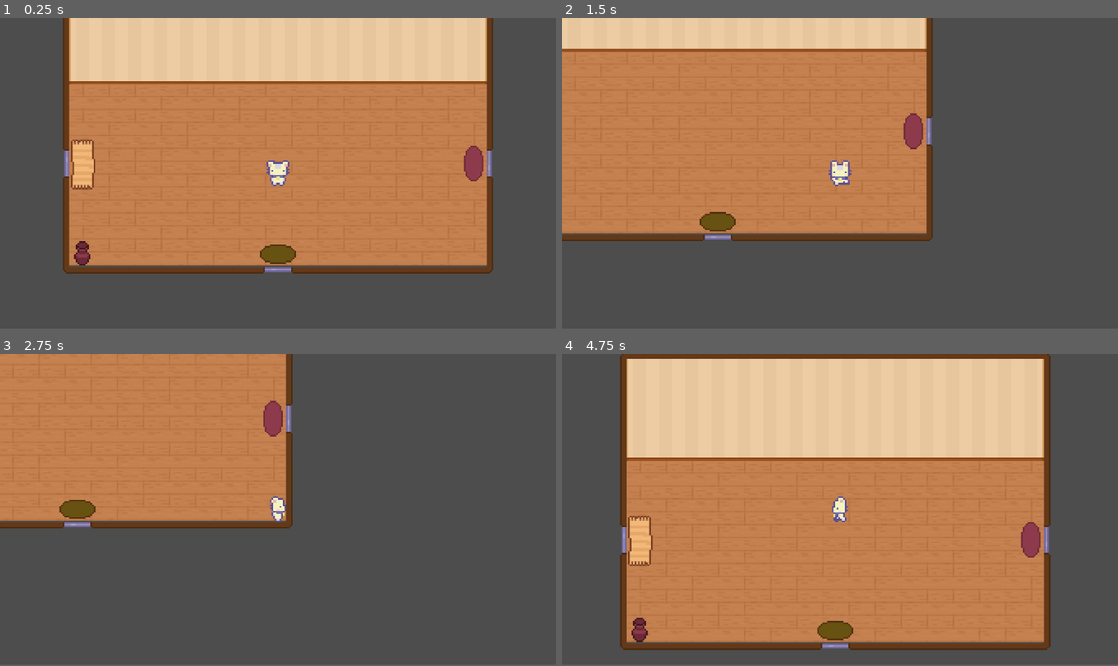
Above: before the commit, frames 1-4 (two rows, left to right).
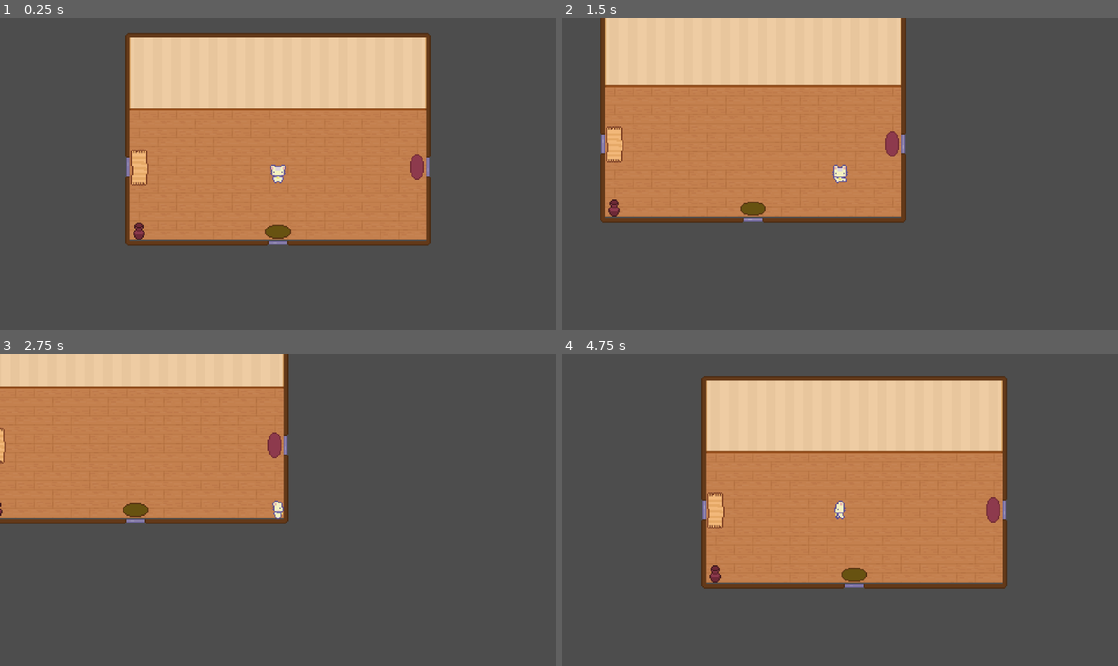
Above: after the commit, the same moments.

Repository: yonisabag11/DiscreteMath_EscapeRoom
Game: Godot game, scene res://Levels/Lobby.tscn
Same seed, same stepped clock (60 frames per second), same inputs: the game is played once before the commit and once after it.
Inputs:
- Up to frame 1 (0.25 s): no input
- Up to frame 2 (1.5 s): hold D (right) 0.53-1.28 s; hold E (Interact) 0.53-1.28 s; hold S (down) from 1.28 s (still down); tap E (Interact) at 1.35 s
- Up to frame 3 (2.75 s): release S (down) at 2.03 s; hold D (right) from 2.03 s (still down); hold E (Interact) from 2.03 s (still down)
- Up to frame 4 (4.75 s): release D (right) at 2.78 s; release E (Interact) at 2.78 s; hold W (up) 2.78-3.53 s; tap E (Interact) at 2.85, 4.35 s; hold E (Interact) 3.53-4.28 s; hold A (left) from 3.53 s (still down)
The window is 800x447 before the commit and 800x449 after it. Grey fills any space a smaller window leaves; there, only what the larger window draws over its background counts as a difference.

The runs differ from the first frame. In frame 1, 34% of the frame differs, in the area x 11-89%, y 0-82%; in frame 2, 21%; in frame 3, 9.1%; in frame 4, 41%, in the area x 10-88%, y 0-95%.

Commit message:
Revert "made the transitions between rooms a little smoother and consistent"
This reverts commit a3092a1ade26cb16ee264681819c0dc0463f5982.

Diff:
--- a/Levels/Interactions/Scripts/door.gd
+++ b/Levels/Interactions/Scripts/door.gd
@@ -9,33 +9,8 @@
 
 func _on_body_entered(body: Node2D) -> void:
 	if body is player_cat:
-		# Check velocity direction before triggering
-		var vel = body.velocity if body.has_method("get_velocity") else body.velocity
-		var should_trigger := false
-		match spawn_direction:
-			"up":
-				should_trigger = vel.y < 0
-			"down":
-				should_trigger = vel.y > 0
-			"left":
-				should_trigger = vel.x < 0
-			"right":
-				should_trigger = vel.x > 0
-			_:
-				should_trigger = true # fallback: always trigger
-		if should_trigger:
-			# Store the player's facing direction before changing room
-			NavigationManager.last_player_direction = _get_player_facing_direction(body)
-			call_deferred("_deferred_go_to_level")
-
-# Helper to get player's facing direction as string
-func _get_player_facing_direction(player) -> String:
-	var dir = player.velocity
-	if abs(dir.x) > abs(dir.y):
-		return "right" if dir.x > 0 else "left"
-	elif abs(dir.y) > 0:
-		return "down" if dir.y > 0 else "up"
-	return spawn_direction
+		# Use call_deferred to avoid physics callback issues
+		call_deferred("_deferred_go_to_level")
 
 func _deferred_go_to_level() -> void:
 	# Tell NavigationManager which level and door to spawn at
--- a/Levels/Interactions/Scripts/level.gd
+++ b/Levels/Interactions/Scripts/level.gd
@@ -13,11 +13,7 @@
 		return
 
 	var door = get_node(door_path) as Door
-	# Use last_player_direction if available, otherwise use door.spawn_direction
-	var facing_dir = NavigationManager.last_player_direction if NavigationManager.last_player_direction != "" else door.spawn_direction
-	NavigationManager.trigger_player_spawn(door.spawn.global_position, facing_dir)
-	# Reset last_player_direction after use
-	NavigationManager.last_player_direction = ""
+	NavigationManager.trigger_player_spawn(door.spawn.global_position, door.spawn_direction)
 
 	# Clear the tag so next scene doesn’t reuse it
 	NavigationManager.spawn_door_tag = ""
--- a/Levels/Interactions/Scripts/navigation_manager.gd
+++ b/Levels/Interactions/Scripts/navigation_manager.gd
@@ -1,10 +1,8 @@
 extends Node
 
+signal on_trigger_player_spawn
 
-signal on_trigger_player_spawn
 var spawn_door_tag: String = ""  # The door where the player should spawn
-# Store last facing direction
-var last_player_direction: String = "down"
 
 const scene_Lobby = preload("res://Levels/Lobby.tscn")
 const scene_Room1 = preload("res://Levels/Room1.tscn")
--- a/Levels/Lobby.tscn
+++ b/Levels/Lobby.tscn
@@ -1323,7 +1323,7 @@
 sources/2 = SubResource("TileSetAtlasSource_mh5bn")
 
 [sub_resource type="RectangleShape2D" id="RectangleShape2D_j83j6"]
-size = Vector2(6.1875, 16.9688)
+size = Vector2(18.375, 16.9688)
 
 [sub_resource type="CircleShape2D" id="CircleShape2D_1tyf7"]
 
@@ -1366,14 +1366,14 @@
 collision_mask = 2
 destination_level_tag = "Room1"
 destination_door_tag = "E"
-spawn_direction = "left"
+spawn_direction = "right"
 
 [node name="CollisionShape2D" parent="Doors/Door_W" index="0"]
-position = Vector2(-125.094, 0)
+position = Vector2(-119, 0)
 shape = SubResource("RectangleShape2D_j83j6")
 
 [node name="Spawn" parent="Doors/Door_W" index="1"]
-position = Vector2(-125.094, 0)
+position = Vector2(-97, 0)
 
 [node name="Door_S" parent="Doors" instance=ExtResource("5_55ds5")]
 collision_mask = 2
@@ -1382,15 +1382,13 @@
 spawn_direction = "down"
 
 [node name="CollisionShape2D" parent="Doors/Door_S" index="0"]
-position = Vector2(0, 60)
-rotation = 1.5708
+position = Vector2(0, 55)
 shape = SubResource("RectangleShape2D_j83j6")
 
 [node name="Spawn" parent="Doors/Door_S" index="1"]
-position = Vector2(0, 60)
+position = Vector2(0, 32)
 
 [node name="Door_E" parent="Doors" instance=ExtResource("5_55ds5")]
-position = Vector2(6, 0)
 collision_mask = 2
 destination_level_tag = "Room3"
 destination_door_tag = "W"
@@ -1401,7 +1399,7 @@
 shape = SubResource("RectangleShape2D_j83j6")
 
 [node name="Spawn" parent="Doors/Door_E" index="1"]
-position = Vector2(119, 0)
+position = Vector2(96, 0)
 
 [node name="InteractionArea" parent="." instance=ExtResource("8_1tyf7")]
 position = Vector2(-12, 19)
--- a/Levels/Room1.tscn
+++ b/Levels/Room1.tscn
@@ -1233,7 +1233,7 @@
 sources/2 = SubResource("TileSetAtlasSource_o6by1")
 
 [sub_resource type="RectangleShape2D" id="RectangleShape2D_8j3qf"]
-size = Vector2(6.188, 16.969)
+size = Vector2(15.5, 32)
 
 [node name="Room1" type="Node2D"]
 script = ExtResource("1_8j3qf")
@@ -1267,13 +1267,13 @@
 collision_mask = 2
 destination_level_tag = "Lobby"
 destination_door_tag = "W"
-spawn_direction = "right"
+spawn_direction = "left"
 
 [node name="CollisionShape2D" parent="Doors/Door_E" index="0"]
-position = Vector2(125, 0)
+position = Vector2(120.25, 0)
 shape = SubResource("RectangleShape2D_8j3qf")
 
 [node name="Spawn" parent="Doors/Door_E" index="1"]
-position = Vector2(125, 0)
+position = Vector2(98, 0)
 
 [editable path="Doors/Door_E"]
--- a/Levels/Room2.tscn
+++ b/Levels/Room2.tscn
@@ -1411,7 +1411,7 @@
 sources/2 = SubResource("TileSetAtlasSource_o6by1")
 
 [sub_resource type="RectangleShape2D" id="RectangleShape2D_8j3qf"]
-size = Vector2(6.188, 16.969)
+size = Vector2(30, 15)
 
 [node name="Room1" type="Node2D"]
 script = ExtResource("1_wjiyn")
@@ -1447,11 +1447,10 @@
 destination_door_tag = "S"
 
 [node name="CollisionShape2D" parent="Doors/Door_S" index="0"]
-position = Vector2(0, -46)
-rotation = 1.5708
+position = Vector2(0, -42)
 shape = SubResource("RectangleShape2D_8j3qf")
 
 [node name="Spawn" parent="Doors/Door_S" index="1"]
-position = Vector2(0, -46)
+position = Vector2(0, -23)
 
 [editable path="Doors/Door_S"]
--- a/Levels/Room3.tscn
+++ b/Levels/Room3.tscn
@@ -1233,7 +1233,7 @@
 sources/2 = SubResource("TileSetAtlasSource_o6by1")
 
 [sub_resource type="RectangleShape2D" id="RectangleShape2D_8j3qf"]
-size = Vector2(6.188, 16.969)
+size = Vector2(15.5, 32)
 
 [node name="Room1" type="Node2D"]
 script = ExtResource("1_7gs52")
@@ -1270,10 +1270,10 @@
 spawn_direction = "left"
 
 [node name="CollisionShape2D" parent="Doors/Door_W" index="0"]
-position = Vector2(-125, 0)
+position = Vector2(-120, 1)
 shape = SubResource("RectangleShape2D_8j3qf")
 
 [node name="Spawn" parent="Doors/Door_W" index="1"]
-position = Vector2(-125, 0)
+position = Vector2(-99, 0)
 
 [editable path="Doors/Door_W"]
--- a/project.godot
+++ b/project.godot
@@ -22,8 +22,8 @@
 
 [display]
 
-window/size/viewport_width=1366
-window/size/viewport_height=768
+window/size/viewport_width=1920
+window/size/viewport_height=1080
 window/stretch/mode="canvas_items"
 window/stretch/scale=4.0
 
